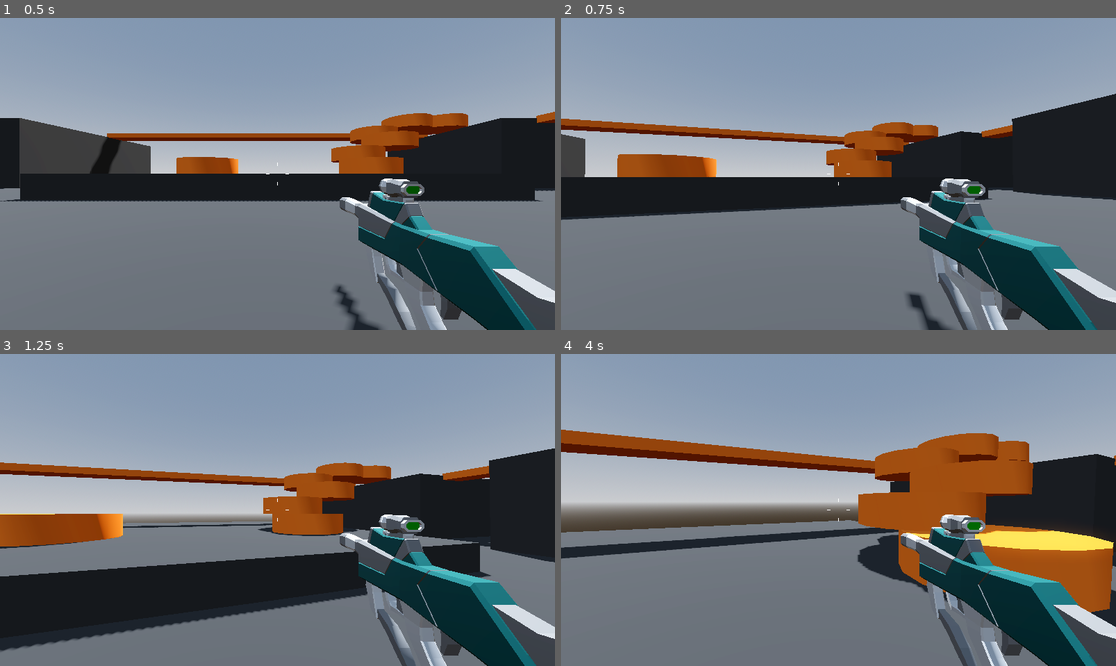
Above: before the commit, frames 1-4 (two rows, left to right).
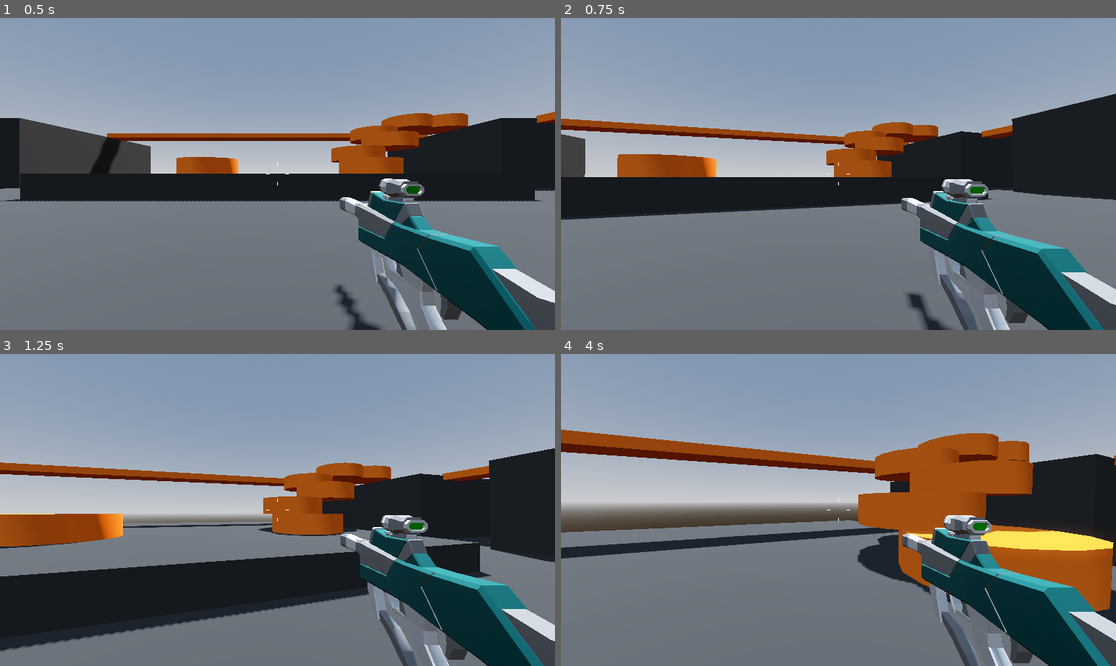
Above: after the commit, the same moments.

Repository: ivdobry/retro-fps
Game: Godot game, scene res://levels/sandbox.tscn
Two runs of this game, one before a commit and one after it. Both use one fixed random seed, a clock stepped at 60 frames per second and the inputs below.
Inputs (mouse positions are in pixels of both pictures, inside the frame that each line leads up to):
- Up to frame 1 (0.5 s): no input
- Up to frame 2 (0.75 s): tap Enter at 0.5 s; move the mouse to (866, 174) at 0.52 s; press the mouse at (866, 174) at 0.53 s; hold W (move_forward) from 0.53 s (still down)
- Up to frame 3 (1.25 s): keep holding W (move_forward); tap Space (jump) at 0.77 s
- Up to frame 4 (4 s): keep holding W (move_forward); move the mouse to (810, 510) at 1.27 s; release the mouse at (810, 510) at 1.28 s; click (810, 510) at 1.35 s; tap Space (jump) at 1.52, 3.02, 3.77 s; move the mouse to (849, 503) at 2.02 s; press the mouse at (849, 503) at 2.03 s; move the mouse to (832, 516) at 2.77 s; release the mouse at (832, 516) at 2.78 s; click (832, 516) at 2.85 s; move the mouse to (877, 513) at 3.52 s; press the mouse at (877, 513) at 3.53 s

Frame 1 is identical in both runs. In frame 2, 2.1% of the frame differs, in the area x 61-100%, y 51-100%; in frame 3, 2.2%; in frame 4, 3.4%.

Commit message:
Add player and enemy damage.

Diff:
--- a/enemy/enemy.gd
+++ b/enemy/enemy.gd
@@ -1,17 +1,25 @@
-extends CharacterBody3D
+class_name Enemy extends CharacterBody3D
 
 
 const SPEED = 5.0
 const JUMP_VELOCITY = 4.5
 
+@export var max_hitpoints := 100
 @export var atack_range := 1.5
+@export var damage := 20
 
 @onready var navigation_agent_3d: NavigationAgent3D = $NavigationAgent3D
 @onready var animation_player: AnimationPlayer = $AnimationPlayer
 
-var player: CharacterBody3D
+var player: Player
 var provoked := false
 var aggro_range := 12.0
+var hitpoints: int = max_hitpoints:
+	set(value):
+		hitpoints = value
+		if hitpoints <= 0:
+			queue_free()
+		provoked = true
 
 func _ready() -> void:
 	player = get_tree().get_first_node_in_group("player")
@@ -54,4 +62,4 @@
 	look_at(global_position + adjusted_direction, Vector3.UP, true)
 
 func _attack() -> void:
-	print("atack!!")
+	player.hitpoints -= damage
--- a/player/player.gd
+++ b/player/player.gd
@@ -1,12 +1,18 @@
-extends CharacterBody3D
-
+class_name Player extends CharacterBody3D
 
 const SPEED = 5.0
 
 @export var jump_height := 1.0
 @export var fall_multiplayer := 2.5
+@export var max_hitpoints := 100
 
 var mouse_motion := Vector2.ZERO
+
+var hitpoints: int = max_hitpoints:
+	set(value):
+		hitpoints = value
+		if hitpoints <= 0:
+			get_tree().quit()
 
 @onready var camera_pivot: Node3D = $CameraPivot
 
--- a/weapons/hitscan_weapon.gd
+++ b/weapons/hitscan_weapon.gd
@@ -1,17 +1,32 @@
 extends Node3D
 
 @export var fire_rate := 14
+@export var weapon_damage := 15
+@export var recoil := 0.05
+@export var weapon_mesh: Node3D
+
 
 @onready var cooldown_timer: Timer = $CooldownTimer
+@onready var weapon_position: Vector3 = weapon_mesh.position
+@onready var ray_cast_3d: RayCast3D = $RayCast3D
 
 # Called when the node enters the scene tree for the first time.
 func _ready() -> void:
-	pass # Replace with function body.
+	pass
 
 
 # Called every frame. 'delta' is the elapsed time since the previous frame.
-func _process(_delta: float) -> void:
+func _process(delta: float) -> void:
 	if Input.is_action_pressed("fire"):
 		if cooldown_timer.is_stopped():
-			cooldown_timer.start(1.0 / fire_rate)
-			print("FIREEEE")
+			shoot()
+
+	weapon_mesh.position = weapon_mesh.position.lerp(weapon_position, delta * 10.0)
+
+func shoot() -> void:
+	cooldown_timer.start(1.0 / fire_rate)
+	var collider = ray_cast_3d.get_collider()
+	print(ray_cast_3d.get_collider())
+	weapon_mesh.position.z += recoil
+	if collider is Enemy:
+		collider.hitpoints -= weapon_damage
--- a/weapons/hitscan_weapon.tscn
+++ b/weapons/hitscan_weapon.tscn
@@ -7,3 +7,6 @@
 
 [node name="CooldownTimer" type="Timer" parent="."]
 one_shot = true
+
+[node name="RayCast3D" type="RayCast3D" parent="."]
+target_position = Vector3(0, 0, -100)
--- a/weapons/smg.tscn
+++ b/weapons/smg.tscn
@@ -3,7 +3,8 @@
 [ext_resource type="PackedScene" uid="uid://k63k22csi4q0" path="res://weapons/hitscan_weapon.tscn" id="1_n4llf"]
 [ext_resource type="PackedScene" uid="uid://crgmg13va1jd3" path="res://weapons/SMG.glb" id="2_6vhuu"]
 
-[node name="SMG" instance=ExtResource("1_n4llf")]
+[node name="SMG" node_paths=PackedStringArray("weapon_mesh") instance=ExtResource("1_n4llf")]
+weapon_mesh = NodePath("SMG")
 
 [node name="SMG" parent="." index="1" instance=ExtResource("2_6vhuu")]
 transform = Transform3D(1, 0, 0, 0, 1, 0, 0, 0, 1, 0.7, -0.35, -1)
Binary file added: weapons/AK.glb
Not shown, added: weapons/AK.glb.import
